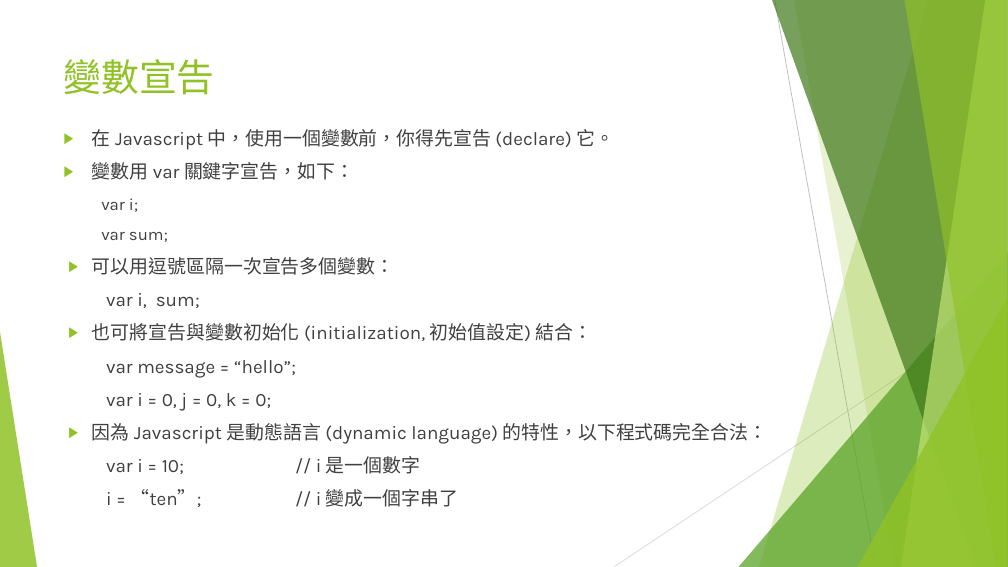
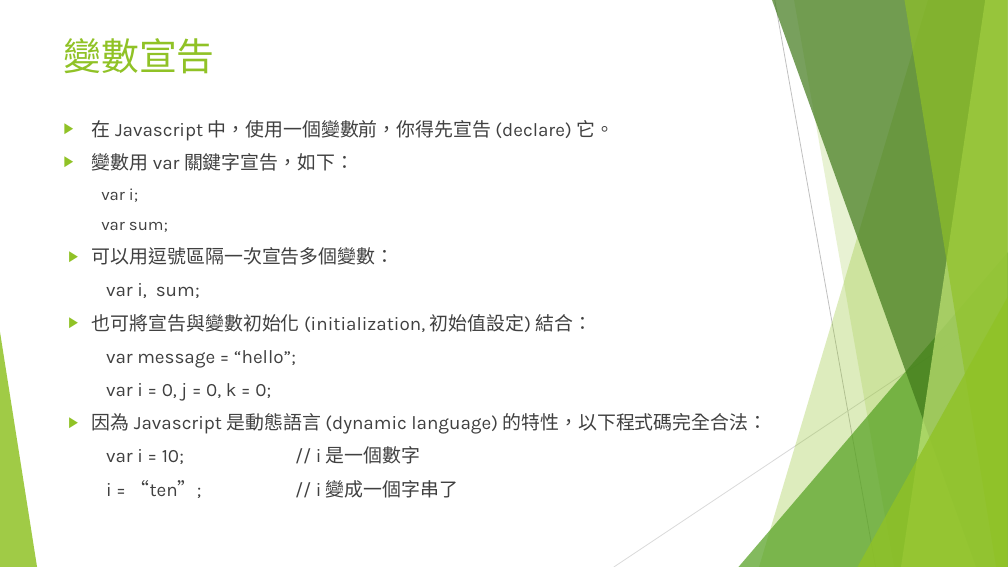
Before and after one commit to adennis1984/IntroduceWebFrontEnd, a slide deck: slide 39 of Part-1-Type-Value-Variable/Web 前端入門(一).pptx. Drawn at 1008x567 pixels with LibreOffice and Linux fonts; fonts in the diff are those of the drawing. Boxes give left, top, right and bottom in pixels: in the first picture for what was removed or moved away, otherwise in the second. Text is boxed around its words. In the diff, an @@ line names an element or a change of style, - is before the commit and + after.

```diff
--- a/Part-1-Type-Value-Variable/Web 前端入門(一).pptx
+++ b/Part-1-Type-Value-Variable/Web 前端入門(一).pptx
@@ title "變數宣告": place and size @@
-title "變數宣告" at [64, 59, 215, 95]
+title "變數宣告" at [64, 38, 215, 74]
@@ text "在 Javascript 中，使用一個變數前，你得先宣告 (declare) 它。": place and size @@
-text "在 Javascript 中，使用一個變數前，你得先宣告 (declare) 它。" at [92, 129, 768, 507]
+text "在 Javascript 中，使用一個變數前，你得先宣告 (declare) 它。" at [92, 120, 768, 498]
```
Also in this commit, not shown: 9 other slides changed, 1 other file.
